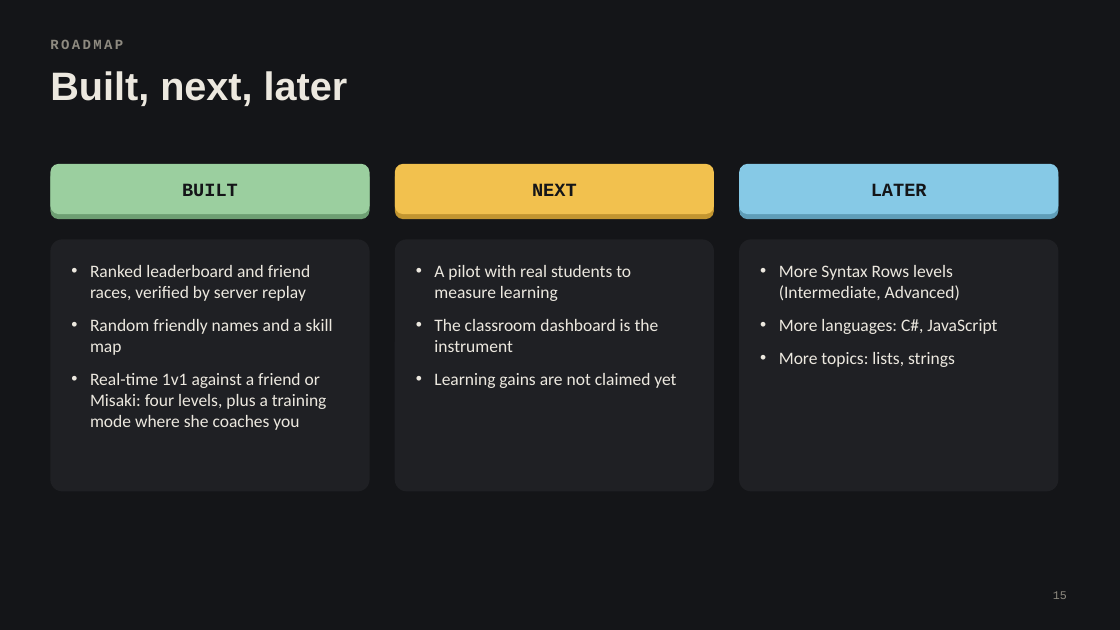
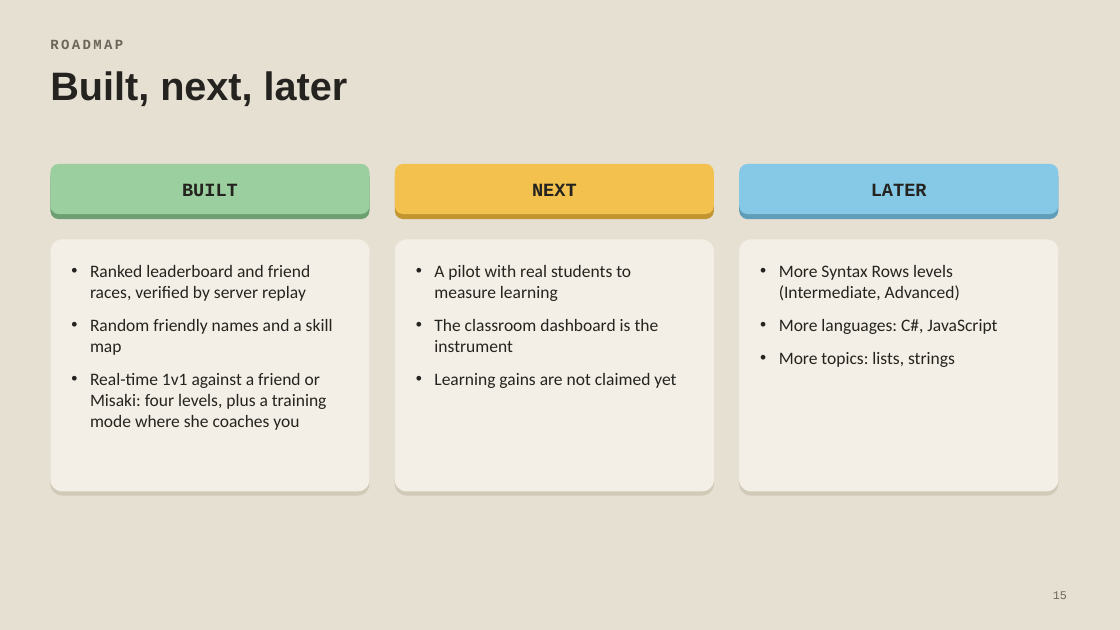
Before and after one commit to dohongminh-ui/Syntax-Stack, a slide deck: slide 15 of docs/Syntax-Stack-finals.pptx. Drawn at 1120x630 pixels with LibreOffice and Linux fonts; fonts in the diff are those of the drawing. Boxes give left, top, right and bottom in pixels: in the first picture for what was removed or moved away, otherwise in the second. Text is boxed around its words. In the diff, an @@ line names an element or a change of style, - is before the commit and + after.

Commit message:
docs(presentation): cream keycap background for the finals deck

```diff
--- a/docs/Syntax-Stack-finals.pptx
+++ b/docs/Syntax-Stack-finals.pptx
@@ background #141518 to #E6E0D2 @@
@@ text "ROADMAP" at box(50, 39, 123, 49): text colour #8E8A80 to #6B655A @@
@@ text colour #141518 to #24231F in 3 elements at box(182, 183, 238, 196), box(532, 183, 577, 196), box(871, 183, 927, 196) @@
@@ fill #1F2024 to #F3EFE6 in 3 elements at box(50, 239, 370, 492), box(395, 239, 714, 492), box(739, 239, 1059, 492) @@
@@ rounded rectangle added at box(50, 244, 370, 496), fill #D2CAB8 @@
@@ rounded rectangle added at box(395, 244, 714, 496), fill #D2CAB8 @@
@@ rounded rectangle added at box(739, 244, 1059, 496), fill #D2CAB8 @@
@@ text colour #ECE8DF to #24231F in 4 elements at box(50, 71, 348, 106), box(90, 265, 333, 430), box(434, 265, 676, 388), box(779, 265, 997, 367) @@
@@ page number at box(1053, 591, 1067, 599): text colour #8E8A80 to #6B655A @@
```
Also in this commit, not shown: 16 other slides changed.
